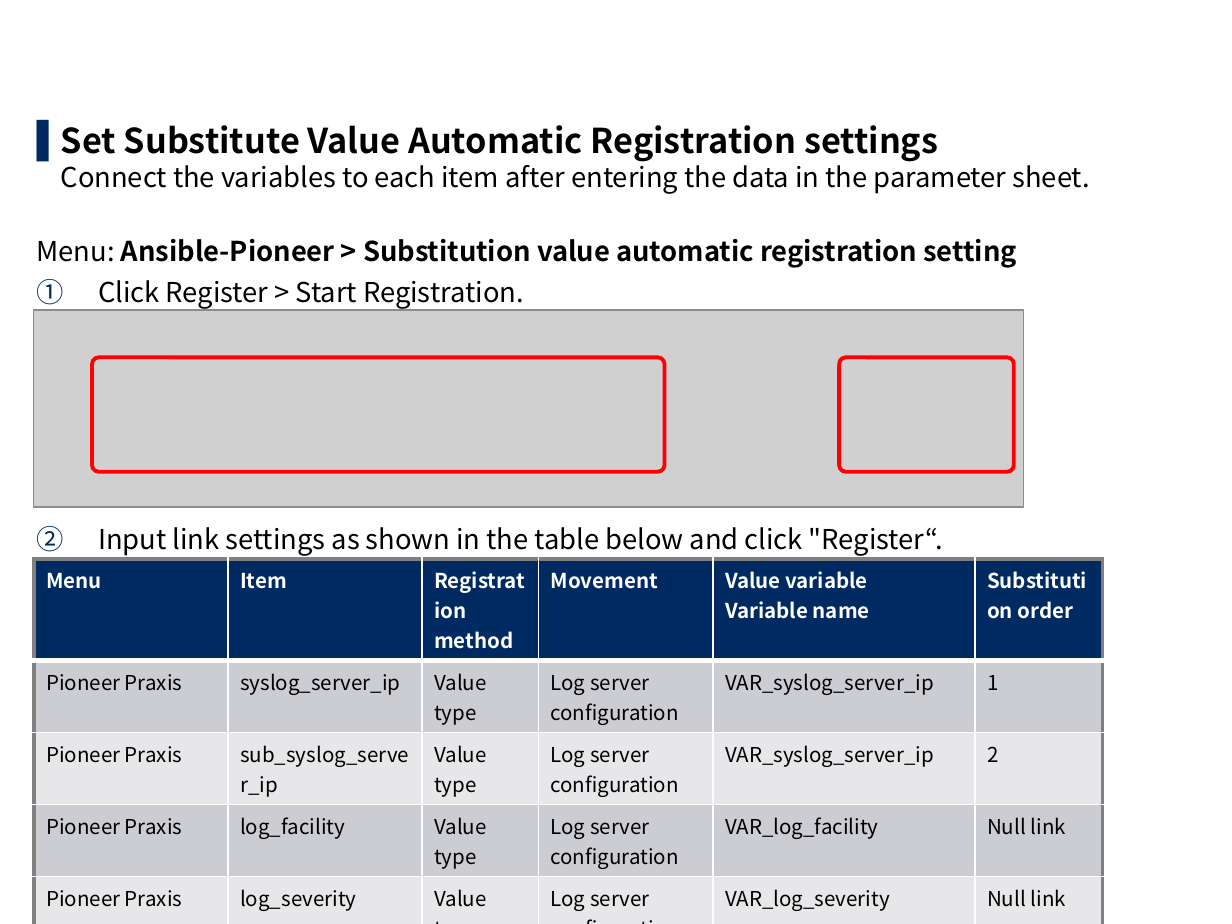
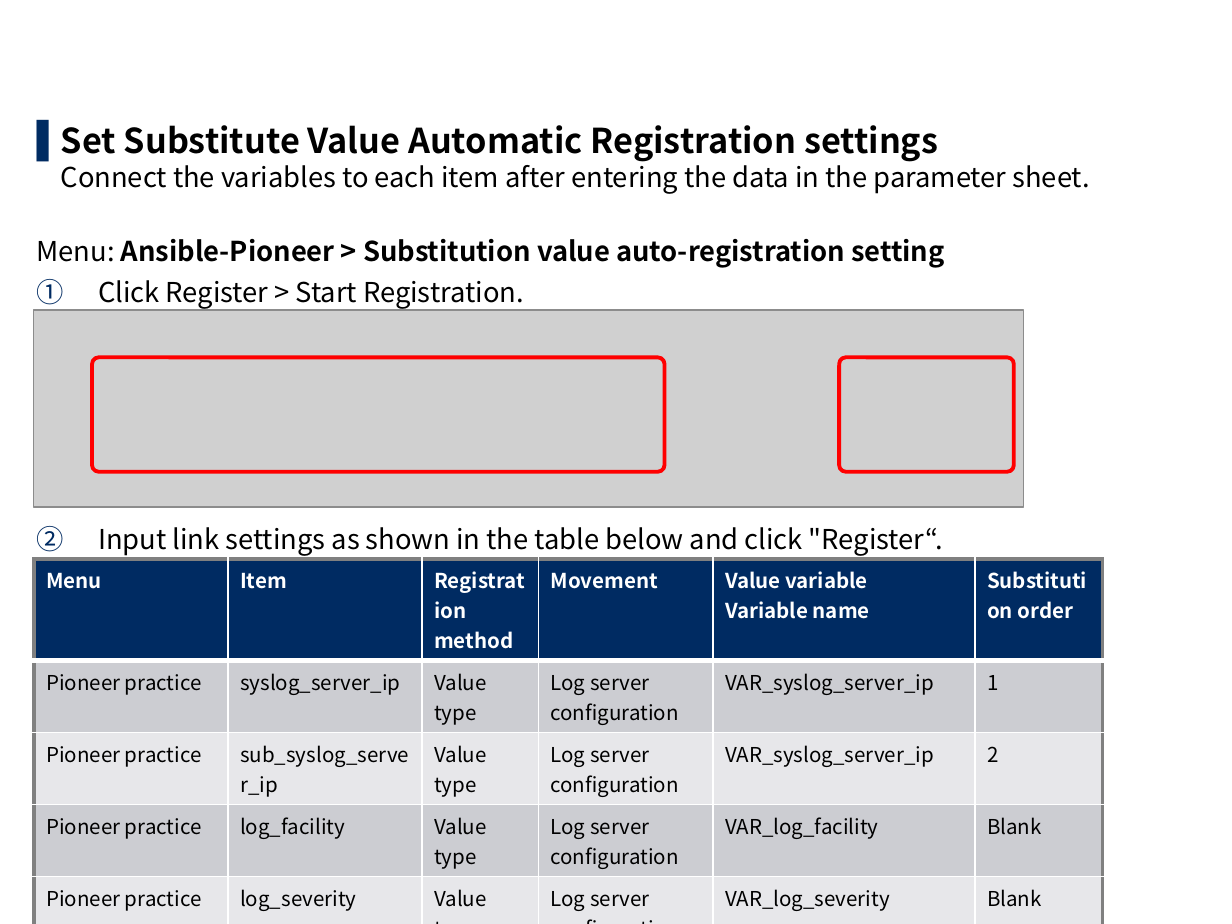
Before and after one commit to exastro-suite/it-automation-docs, a slide deck: slide 59 of asset/Learn/ITA-Ansible-Driver_en_practice.pptx. Drawn at 1232x924 pixels with LibreOffice and Linux fonts; fonts in the diff are those of the drawing; grey boxes stand for pictures; background and template pictures are left out. Boxes give left, top, right and bottom in pixels: in the first picture for what was removed or moved away, otherwise in the second. Text is boxed around its words. In the diff, an @@ line names an element or a change of style, - is before the commit and + after.

```diff
--- a/asset/Learn/ITA-Ansible-Driver_en_practice.pptx
+++ b/asset/Learn/ITA-Ansible-Driver_en_practice.pptx
@@ text at (37,239,945,268): text changed @@
-Menu: Ansible-Pioneer > Substitution value automatic registration setting
+Menu: Ansible-Pioneer > Substitution value auto-registration setting
@@ table at (33,559,1104,915) @@
-row 2, column 1: Pioneer Praxis
+row 2, column 1: Pioneer practice
-row 3, column 1: Pioneer Praxis
+row 3, column 1: Pioneer practice
-row 4, column 1: Pioneer Praxis
+row 4, column 1: Pioneer practice
-row 4, column 6: Null link
+row 4, column 6: Blank
-row 5, column 1: Pioneer Praxis
+row 5, column 1: Pioneer practice
-row 5, column 6: Null link
+row 5, column 6: Blank
```
Also in this commit, not shown: 30 other slides changed, 7 other files.
